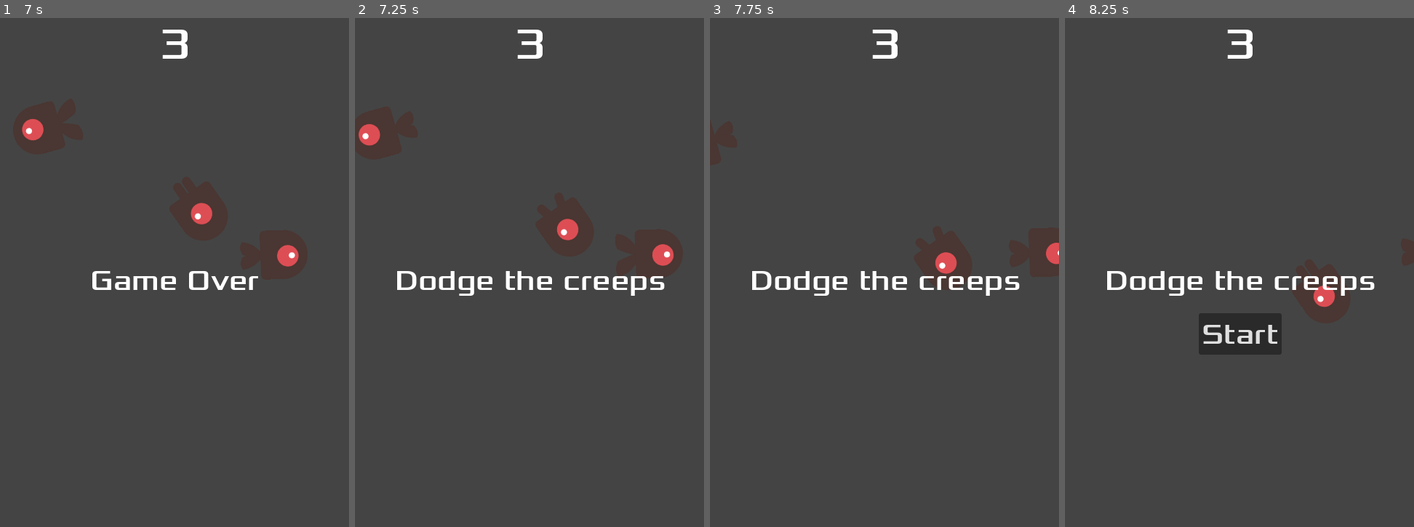
Above: before the commit, frames 1-4 (left to right).
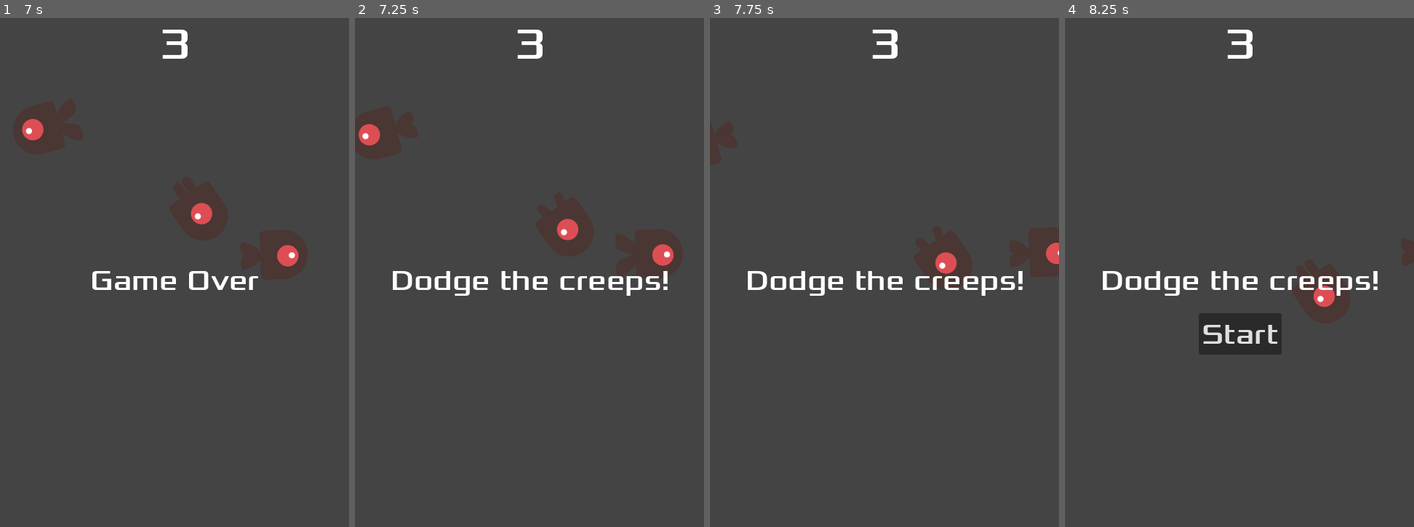
Above: after the commit, the same moments.

Repository: SebW3/godot_git_test_2
Game: Godot game, scene res://main.tscn
Two runs of this game, one before a commit and one after it. Both use one fixed random seed, a clock stepped at 60 frames per second and the inputs below.
Inputs:
- Up to frame 1 (7 s): click "Start" at 0.5 s; tap Enter at 1.25 s; hold D (move_right) 1.28-2.03 s; hold S (move_down) 2.03-2.78 s; hold D (move_right) 2.78-3.53 s; hold W (move_up) 3.53-4.28 s; hold A (move_left) 4.28-5.78 s; hold S (move_down) 5.78-6.53 s; hold D (move_right) from 6.53 s (still down)
- Up to frame 2 (7.25 s): keep holding D (move_right)
- Up to frame 3 (7.75 s): release D (move_right) at 7.28 s; hold W (move_up) from 7.28 s (still down)
- Up to frame 4 (8.25 s): release W (move_up) at 8.03 s; hold D (move_right) from 8.03 s (still down)

Frame 1 is identical in both runs. In frame 2, 1.5% of the frame differs, in the area x 10-90%, y 49-55%; in frame 3, 1.5%; in frame 4, 1.5%.

Commit message:
Changed main menu title
Added "!"

Diff:
--- a/hud.gd
+++ b/hud.gd
@@ -13,7 +13,7 @@
 func show_game_over():
 	show_message("Game Over")
 	await $MessageTimer.timeout
-	$MessageLabel.text = "Dodge the creeps"
+	$MessageLabel.text = "Dodge the creeps!"
 	$MessageLabel.show()
 	await get_tree().create_timer(1.0).timeout  # to samo co time.sleep(x) w Python
 	$Button.show()
Not shown, added: .gitignore
